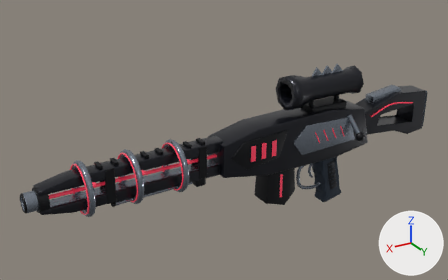
Two versions of the glTF model assets/weapons/structural_v1/void-lance.glb, one commit apart.
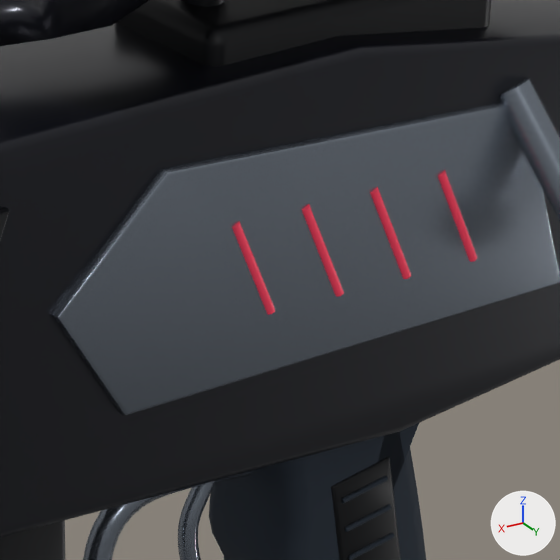
There are two pictures of each version: one whole from a 50 mm camera at (3.23, 4.26, 2.55) aimed at (0.57, -0.16, 0.34), one close up on the part from 64% to 79% of the width and 37% to 62% of the height. The lights are fixed; the arrows at lower right show +X, +Y and +Z. The last two pictures show the newer version. Where no turn or scale is listed for an object, it has been applied to the vertices. Vertices at exactly the same position are counted once.

Names of what the first close-up shows: '05_Longnight_Sniper__body_Sculpt_coat', '05_Longnight_Sniper__body_Sculpt_frame', '05_Longnight_Sniper__body_Sculpt_glow', '05_Longnight_Sniper__body_Sculpt_grip', '05_Longnight_Sniper__body_Sculpt_metal', '05_Longnight_Sniper__bolt_Sculpt_metal', '05_Longnight_Sniper__magazine_Sculpt_frame', '05_Longnight_Sniper__optic_Sculpt_coat', '05_Longnight_Sniper__optic_Sculpt_frame'.
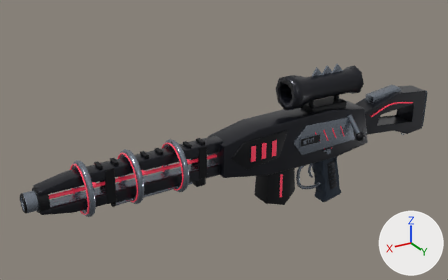
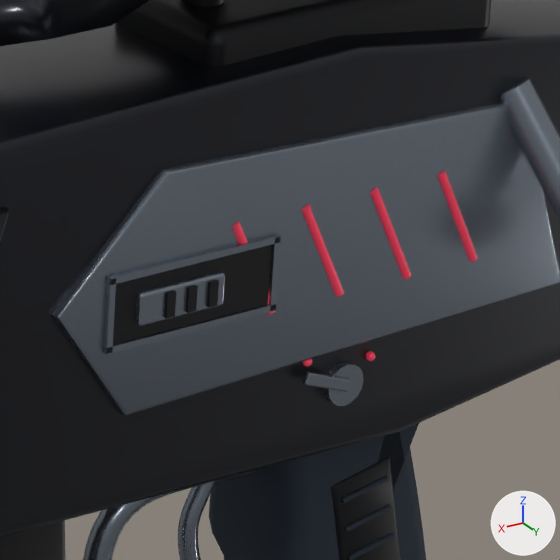
The change in detail:
me_mesh_1 is used by ob_05_longnight_sniper__body_sculpt_frame; location (0.0, 0.0, 0.0).
me_mesh_1 had 1902 vertices, 3720 faces and spanned x -0.6..2.42, y -0.15..0.15, z -0.35..0.47.
me_mesh_1 now has 1910 vertices, 3732 faces and spans x -0.6..2.42, y -0.15..0.16, z -0.35..0.47.
me_mesh_1 part 1: a new loose piece, a box spanning x -0.27..-0.05, y 0.152..0.158, z 0.2525..0.3275, in mat_sculpt_frame (black #0b0d12).
me_mesh_2 is used by ob_05_longnight_sniper__body_sculpt_metal; location (0.0, 0.0, 0.0).
me_mesh_2 had 2008 vertices, 3892 faces and spanned x -0.72..2.42, y -0.15..0.15, z -0.48..0.44.
me_mesh_2 now has 2282 vertices, 4380 faces and spans x -0.72..2.42, y -0.15..0.16, z -0.48..0.44.
me_mesh_2 part 2: a new loose piece, a box spanning x -0.28..-0.04, y 0.153..0.161, z 0.244..0.252, in mat_sculpt_metal (grey #868f9b).
me_mesh_2 part 3: a new loose piece, a box spanning x -0.28..-0.04, y 0.153..0.161, z 0.328..0.336, in mat_sculpt_metal (grey #868f9b).
me_mesh_2 part 4: a new loose piece, a box spanning x -0.28..-0.272, y 0.153..0.161, z 0.245..0.335, in mat_sculpt_metal (grey #868f9b).
me_mesh_2 part 5: a new loose piece, a box spanning x -0.048..-0.04, y 0.153..0.161, z 0.245..0.335, in mat_sculpt_metal (grey #868f9b).
me_mesh_2 part 6: a new loose piece, a 16-sided cylinder along y spanning x -0.426..-0.374, y 0.141..0.153, z 0.094..0.146, in mat_sculpt_metal (grey #868f9b).
me_mesh_2 part 7: a new loose piece of 56 vertices spanning x -0.4..-0.34, y 0.15..0.16, z 0.11..0.15, in mat_sculpt_metal (grey #868f9b).
Other edits to the shape of me_mesh_2 do not show in these pictures.
me_mesh_4 is used by ob_05_longnight_sniper__body_sculpt_glow; location (0.0, 0.0, 0.0).
me_mesh_4 had 1290 vertices, 2496 faces and spanned x -0.59..2.36, y -0.16..0.16, z 0.17..0.41.
me_mesh_4 now has 1374 vertices, 2656 faces and spans x -0.59..2.36, y -0.16..0.16, z 0.14..0.41.
me_mesh_4 part 8: a new loose piece, an icosphere of 80 faces spanning x -0.446..-0.434, y 0.14..0.152, z 0.139..0.151, in mat_sculpt_glow (red #ff3d5e, glowing red #ff3d5e).
me_mesh_4 part 9: a new loose piece, an icosphere of 80 faces spanning x -0.351..-0.339, y 0.14..0.152, z 0.154..0.166, in mat_sculpt_glow (red #ff3d5e, glowing red #ff3d5e).
me_mesh_14 is used by ob_05_longnight_sniper__bolt_sculpt_metal; location (0.0, 0.0, 0.0).
me_mesh_14 had 26 vertices, 48 faces and spanned x -0.712..-0.608, y 0.12..0.27, z 0.237..0.453.
me_mesh_14 now has 178 vertices, 348 faces and spans x -0.712..-0.08, y 0.12..0.27, z 0.237..0.453.
me_mesh_14 part 10: a new loose piece of 152 vertices spanning x -0.2..-0.08, y 0.155..0.167, z 0.27..0.31, in mat_sculpt_metal (grey #868f9b).
me_mesh_15 is used by ob_05_longnight_sniper__bolt_sculpt_frame; location (0.0, 0.0, 0.0).
me_mesh_15 had 86 vertices, 168 faces and spanned x -0.735..-0.645, y 0.205..0.295, z 0.205..0.295.
me_mesh_15 now has 110 vertices, 204 faces and spans x -0.735..-0.114, y 0.165..0.295, z 0.205..0.305.
me_mesh_15 part 11: a new loose piece, a box spanning x -0.186..-0.174, y 0.165..0.171, z 0.275..0.305, in mat_sculpt_frame (black #0b0d12).
me_mesh_15 part 12: a new loose piece, a box spanning x -0.156..-0.144, y 0.165..0.171, z 0.275..0.305, in mat_sculpt_frame (black #0b0d12).
me_mesh_15 part 13: a new loose piece, a box spanning x -0.126..-0.114, y 0.165..0.171, z 0.275..0.305, in mat_sculpt_frame (black #0b0d12).

Boxes (x1, y1, x2, y2) around the edits, measured in the close-ups (560 x 560 px):
'05_Longnight_Sniper__body_Sculpt_glow', reshaped
    before: (232, 170, 478, 315)
    after: (232, 170, 478, 367)
part 1 of me_mesh_1, added (black)
    after: (113, 245, 271, 345)
part 2 of me_mesh_2, added
    after: (102, 305, 276, 355)
part 3 of me_mesh_2, added
    after: (106, 234, 281, 284)
part 4 of me_mesh_2, added
    after: (268, 237, 281, 311)
part 5 of me_mesh_2, added
    after: (102, 277, 116, 354)
part 6 of me_mesh_2, added
    after: (323, 361, 364, 406)
part 7 of me_mesh_2, added
    after: (303, 372, 351, 392)
part 8 of me_mesh_4, added
    after: (365, 351, 376, 361)
part 9 of me_mesh_4, added
    after: (302, 359, 312, 367)
part 10 of me_mesh_14, added
    after: (135, 271, 225, 326)
part 11 of me_mesh_15, added
    after: (207, 280, 219, 307)
part 12 of me_mesh_15, added
    after: (186, 285, 198, 313)
part 13 of me_mesh_15, added
    after: (164, 291, 176, 319)
